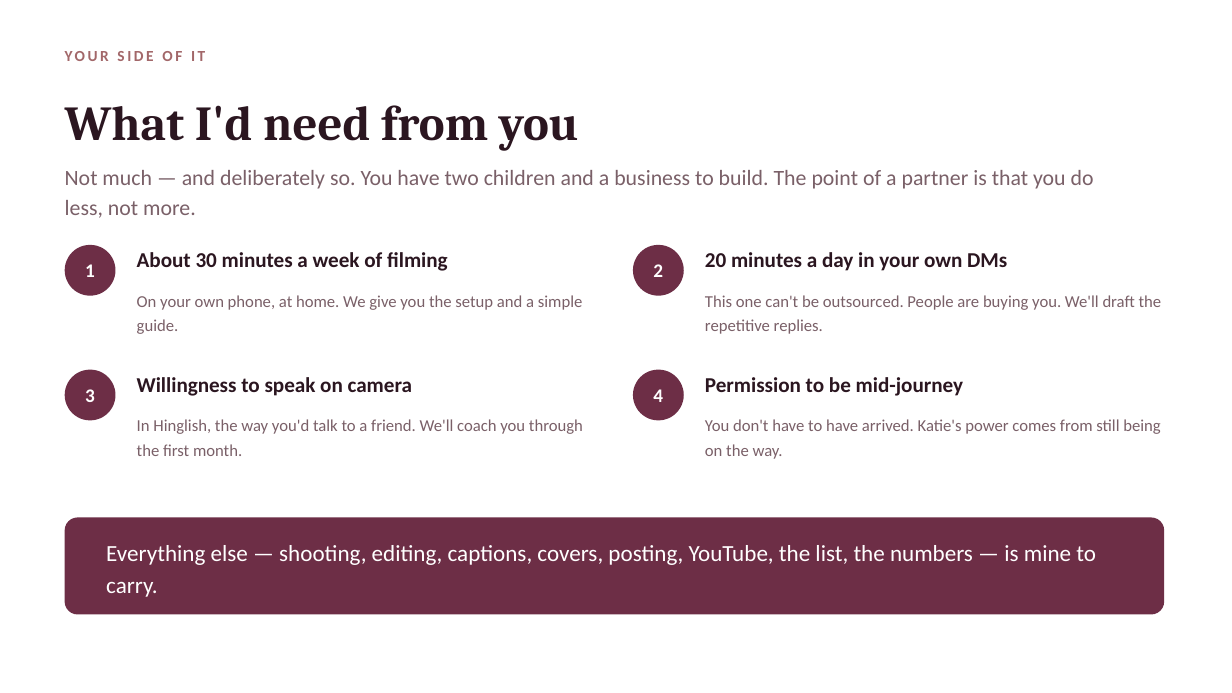
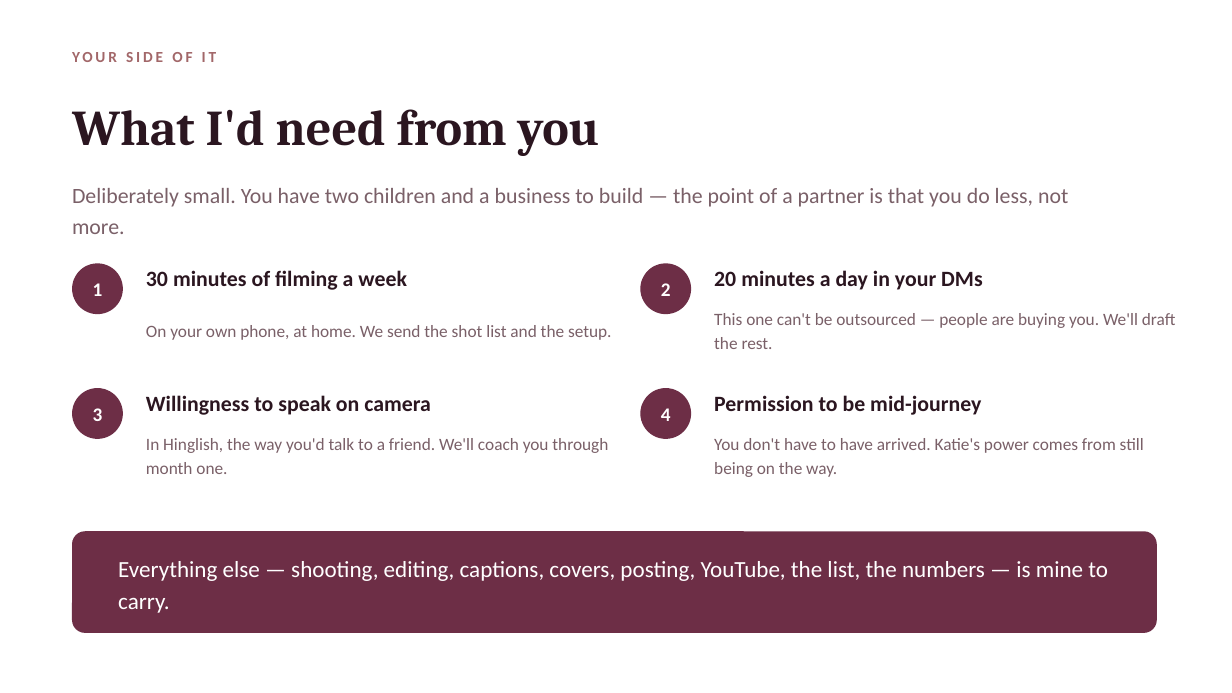
Before and after one commit to productionxin/Assets, a slide deck: slide 20 of clients/juhi-agarwal-nexther/neXtHer-What-I-Found.pptx (slide 19 before the commit). Drawn at 1232x693 pixels with LibreOffice and Linux fonts; fonts in the diff are those of the drawing. Boxes give left, top, right and bottom in pixels: in the first picture for what was removed or moved away, otherwise in the second. Text is boxed around its words. In the diff, an @@ line names an element or a change of style, - is before the commit and + after.

```diff
--- a/clients/juhi-agarwal-nexther/neXtHer-What-I-Found.pptx
+++ b/clients/juhi-agarwal-nexther/neXtHer-What-I-Found.pptx
@@ text "YOUR SIDE OF IT": place and size @@
-text "YOUR SIDE OF IT" at [65, 51, 205, 61]
+text "YOUR SIDE OF IT" at [72, 52, 217, 62]
@@ text "YOUR SIDE OF IT" at [72, 52, 217, 62]: letter spacing 2 to 2.2 pt @@
@@ text "What I'd need from you": place and size @@
-text "What I'd need from you" at [65, 105, 579, 150]
+text "What I'd need from you" at [72, 109, 600, 155]
@@ text "What I'd need from you" at [72, 109, 600, 155]: size 38 to 39 pt; line spacing 44pt to 45pt @@
@@ text at [72, 188, 1068, 234]: text changed @@
-Not much — and deliberately so. You have two children and a business to build. The point of a partner is that you do less, not more.
+Deliberately small. You have two children and a business to build — the point of a partner is that you do less, not more.
@@ 4 texts, 4 ellipses: place and size @@
-4 texts, 4 ellipses at [65, 245, 684, 421]
+4 texts, 4 ellipses at [72, 263, 691, 439]
@@ text at [146, 270, 407, 290]: text changed; size 16.5 to 17 pt @@
-About 30 minutes a week of filming
+30 minutes of filming a week
@@ text at [714, 270, 983, 290]: text changed; size 16.5 to 17 pt @@
-20 minutes a day in your own DMs
+20 minutes a day in your DMs
@@ text at [146, 325, 611, 340]: text changed; size 13 to 13.5 pt @@
-On your own phone, at home. We give you the setup and a simple guide.
+On your own phone, at home. We send the shot list and the setup.
@@ text at [714, 313, 1176, 349]: text changed; size 13 to 13.5 pt @@
-This one can't be outsourced. People are buying you. We'll draft the repetitive replies.
+This one can't be outsourced — people are buying you. We'll draft the rest.
@@ text "Willingness to speak on camera" at [146, 395, 431, 415]: size 16.5 to 17 pt @@
@@ 3 texts: place and size @@
-3 texts at [137, 377, 1160, 459]
+3 texts at [146, 395, 1144, 477]
@@ text "Permission to be mid-journey" at [714, 395, 981, 415]: size 16.5 to 17 pt @@
@@ text at [146, 438, 608, 474]: text changed; size 13 to 13.5 pt @@
-In Hinglish, the way you'd talk to a friend. We'll coach you through the first month.
+In Hinglish, the way you'd talk to a friend. We'll coach you through month one.
@@ text "You don't have to have ..." at [714, 438, 1144, 477]: size 13 to 13.5 pt @@
@@ rounded rectangle: place and size @@
-rounded rectangle at [65, 518, 1165, 615]
+rounded rectangle at [72, 531, 1157, 633]
@@ rounded rectangle at [72, 531, 1157, 633]: proportions changed @@
@@ text "Everything else — shooting, editing, ...": place and size @@
-text "Everything else — shooting, editing, ..." at [106, 545, 1096, 597]
+text "Everything else — shooting, editing, ..." at [118, 561, 1108, 613]
```
Also in this commit, not shown: 17 other slides changed, 3 slides added, 2 slides removed, 11 other files.
